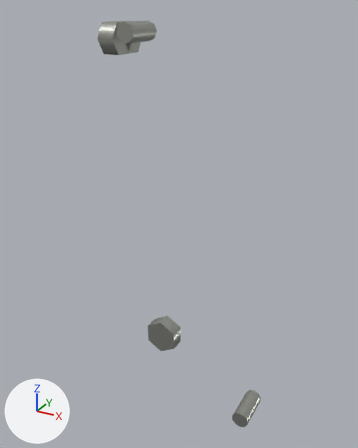
The glTF model public/parts/air-pump-fasteners.glb as it was, and as the next commit left it.
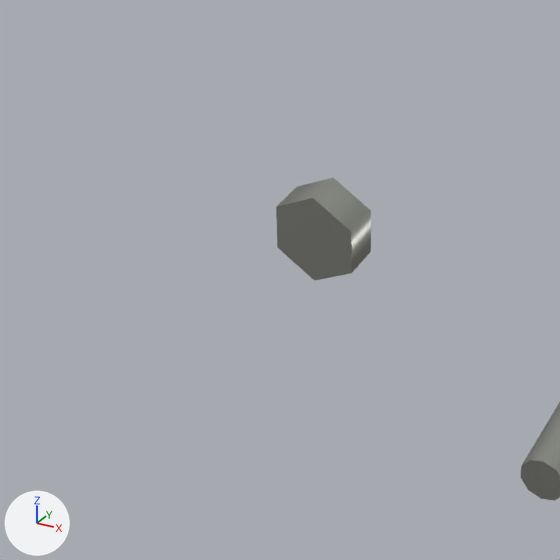
There are two pictures of each version: one whole from a camera (50 mm lens) standing at (-93.3, -501.1, 123.6) and looking at (-177.6, -347.9, 47.0), one close up on the part from 15% to 69% of the width and 57% to 100% of the height. Lighting does not change. The marker at lower left points along +X, +Y and +Z. The last two pictures show the newer version. Where no turn or scale is listed for an object, it has been applied to the vertices. Vertices at exactly the same position are counted once.

The first close-up shows 'air-pump-fasteners:zincPlate'.
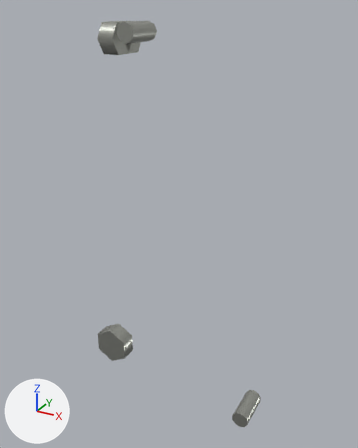
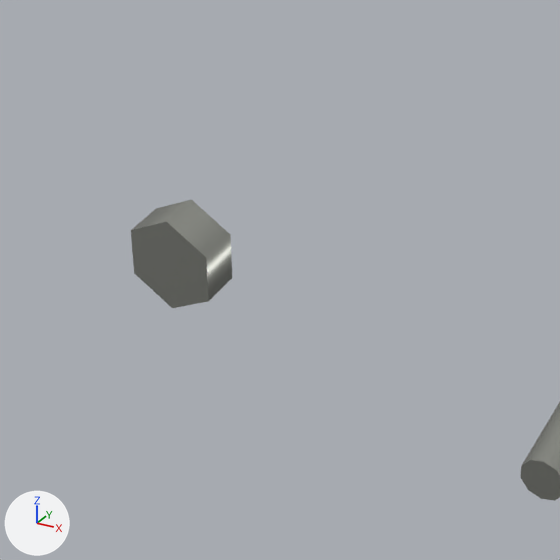
Where the newer file only moved an object's origin or applied its transform, the numbers keep the older frame.

Boxes (x1, y1, x2, y2) around the edits, measured in the close-ups (560 x 560 px; the box of a moved part takes in the faces that stretch with it):
'air-pump-fasteners:zincPlate', reshaped: before (276, 178, 560, 501); after (131, 200, 560, 501)
part 1 of me_mesh_0, moved or reshaped: before (276, 178, 371, 281); after (131, 200, 232, 308)

Edits to the bpy script that builds the scene:
```text
Change me_mesh_0:
    used by ob_air_pump_fasteners_zincplate; location = (-171.8, -348.0, 38.8)
    remove me_mesh_0.from_pydata(...)  # 82 vertices, 144 faces; spans x -27.0..27.0, y -16.0..16.0, z -80.0..80.0
    add me_mesh_0.from_pydata(...)  # 82 vertices, 144 faces; spans x -33.0..27.0, y -21.0..16.0, z -80.0..80.0
    me_mesh_0 part 1: the loose piece of 14 vertices spanning x -21.0..-8.0, y -1.0..5.0, z -54.0..-39.0 is moved by (-12.0, -20.0, 4.0)
```
